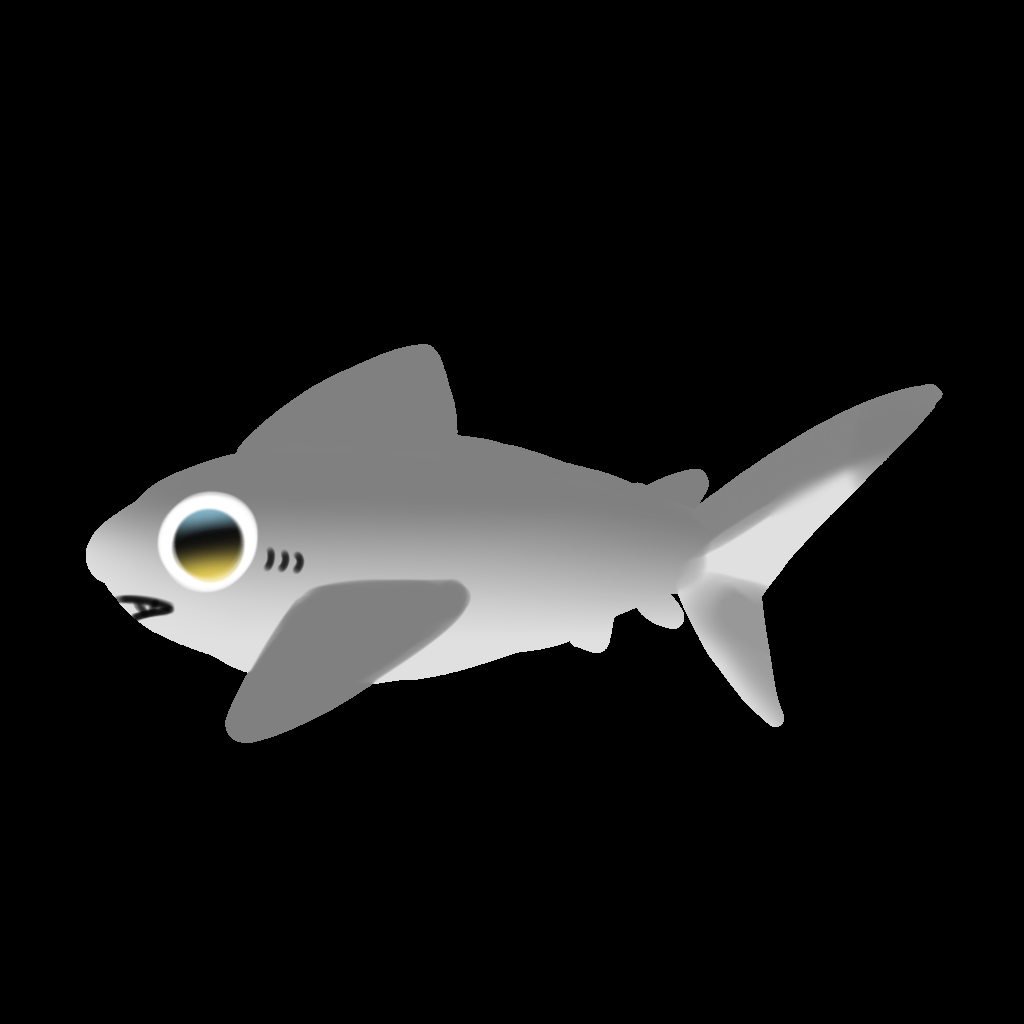
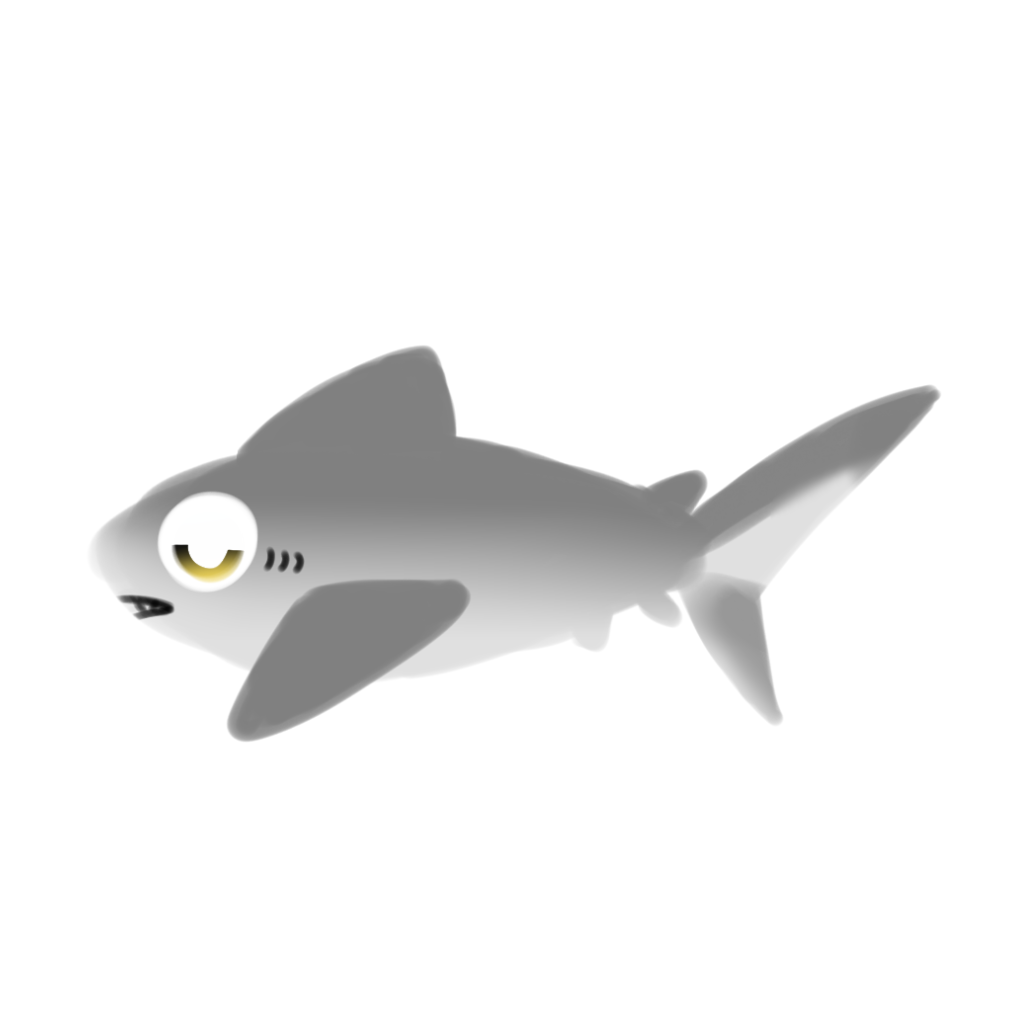
Layer changes from the first w=1024, h=1024 image to the second:
moved "감은눈" above "뜬눈" over [156, 490, 246, 569]
